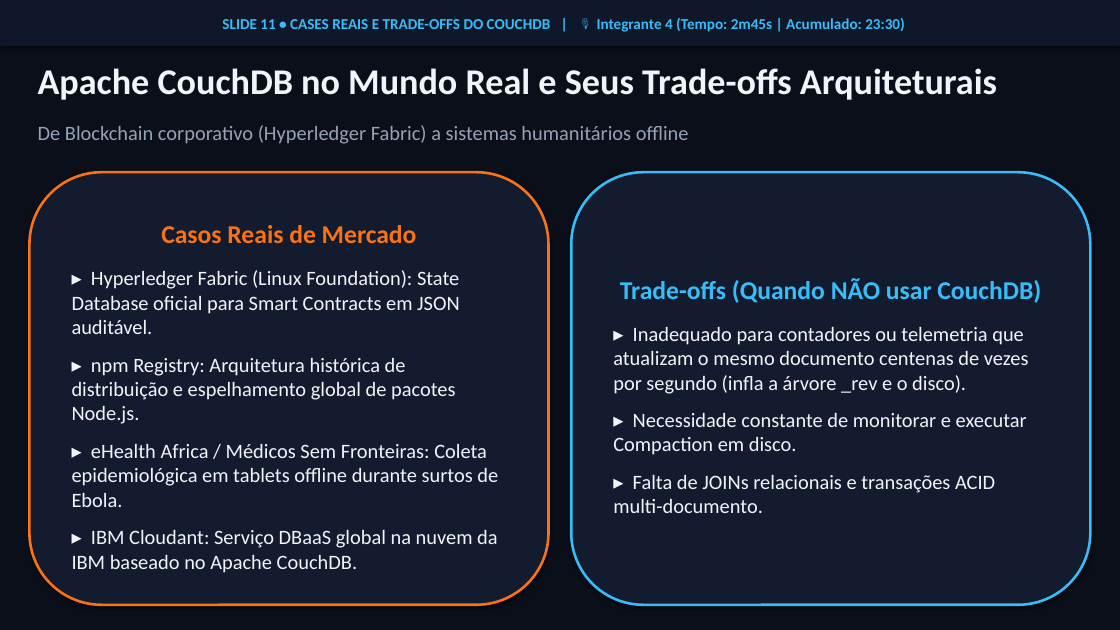
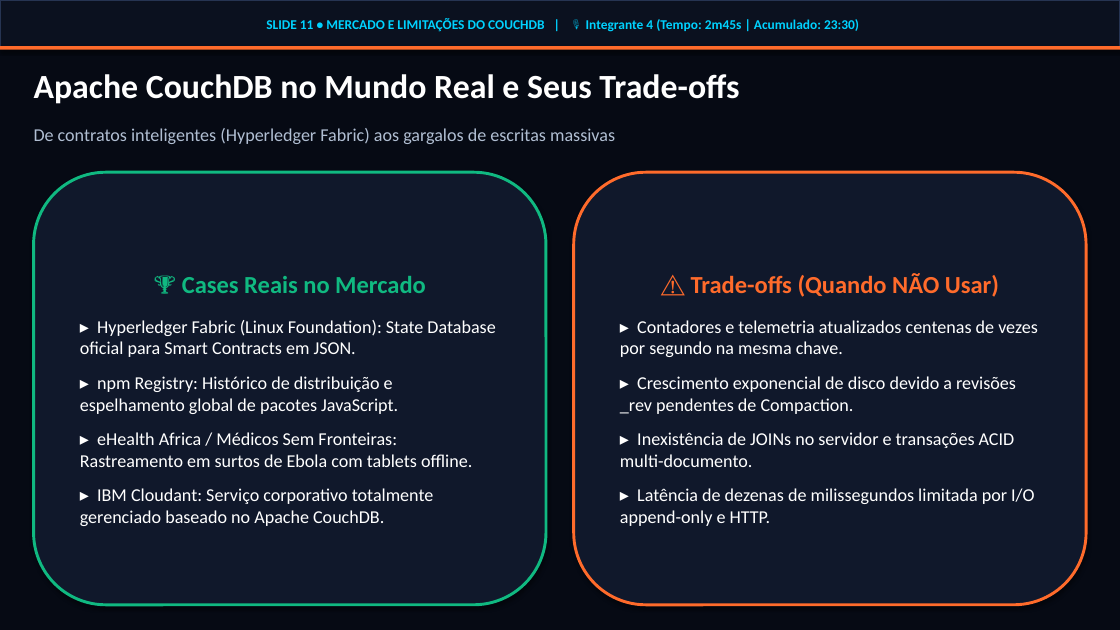
Before and after one commit to PHLopesvc07/ApresentacaoBD, a slide deck: slide 11 of Apresentacao_CouchDB_vs_Couchbase.pptx. Drawn at 1120x630 pixels with LibreOffice and Linux fonts; fonts in the diff are those of the drawing. Boxes give left, top, right and bottom in pixels: in the first picture for what was removed or moved away, otherwise in the second. Text is boxed around its words. In the diff, an @@ line names an element or a change of style, - is before the commit and + after.

Commit message:
feat: adiciona PDF completo para o professor e moderniza design do PPTX com glassmorphism e cores tematicas

```diff
--- a/Apresentacao_CouchDB_vs_Couchbase.pptx
+++ b/Apresentacao_CouchDB_vs_Couchbase.pptx
@@ background #0B0F19 to #060A14 @@
@@ rectangle "SLIDE 11 • MERCADO E ..." at (0,0,1120,49): fill #0F172A to #0B111F; outline none to #263452 1 pt @@
@@ text in rectangle at (266,18,859,32): text changed; size 13 to 11.5 pt; text colour #38BDF8 to #00D2FF @@
-SLIDE 11 • CASES REAIS E TRADE-OFFS DO COUCHDB | 🎙 Integrante 4 (Tempo: 2m45s | Acumulado: 23:30)
+SLIDE 11 • MERCADO E LIMITAÇÕES DO COUCHDB | 🎙 Integrante 4 (Tempo: 2m45s | Acumulado: 23:30)
@@ rectangle added at (0,46,1120,50), fill #FF6B2B @@
@@ text at (34,74,739,104): text changed; size 31 to 29 pt; text colour #F1F5F9 to #FFFFFF @@
-Apache CouchDB no Mundo Real e Seus Trade-offs Arquiteturais
+Apache CouchDB no Mundo Real e Seus Trade-offs
@@ text at (34,128,615,144): text changed; size 17.5 to 15.5 pt; text colour #94A3B8 to #B0BED2 @@
-De Blockchain corporativo (Hyperledger Fabric) a sistemas humanitários offline
+De contratos inteligentes (Hyperledger Fabric) aos gargalos de escritas massivas
@@ rounded rectangle "🏆 Cases Reais no Mercado": place and size @@
-rounded rectangle "🏆 Cases Reais no Mercado" at (29,172,549,605)
+rounded rectangle "🏆 Cases Reais no Mercado" at (34,172,546,605)
@@ rounded rectangle "🏆 Cases Reais no Mercado" at (34,172,546,605): fill #131B2E to #10182B; outline #F97316 2.2 pt to #10B981 2.5 pt @@
@@ rounded rectangle "⚠️ Trade-offs (Quando NÃO Usar)": place and size @@
-rounded rectangle "⚠️ Trade-offs (Quando NÃO Usar)" at (571,172,1091,605)
+rounded rectangle "⚠️ Trade-offs (Quando NÃO Usar)" at (574,172,1086,605)
@@ rounded rectangle "⚠️ Trade-offs (Quando NÃO Usar)" at (574,172,1086,605): fill #131B2E to #10182B; outline #38BDF8 2.2 pt to #FF6B2B 2.5 pt @@
@@ text in rounded rectangle at (80,276,495,526): text changed; size 17.5 to 15.5 pt; text colour #F1F5F9 to #FFFFFF @@
-Casos Reais de Mercado
-▸ Hyperledger Fabric (Linux Foundation): State Database oficial para Smart Contracts em JSON auditável.
-▸ npm Registry: Arquitetura histórica de distribuição e espelhamento global de pacotes Node.js.
-▸ eHealth Africa / Médicos Sem Fronteiras: Coleta epidemiológica em tablets offline durante surtos de Ebola.
-▸ IBM Cloudant: Serviço DBaaS global na nuvem da IBM baseado no Apache CouchDB.
+🏆 Cases Reais no Mercado
+▸ Hyperledger Fabric (Linux Foundation): State Database oficial para Smart Contracts em JSON.
+▸ npm Registry: Histórico de distribuição e espelhamento global de pacotes JavaScript.
+▸ eHealth Africa / Médicos Sem Fronteiras: Rastreamento em surtos de Ebola com tablets offline.
+▸ IBM Cloudant: Serviço corporativo totalmente gerenciado baseado no Apache CouchDB.
@@ text in rounded rectangle at (620,273,1038,526): text changed; size 17.5 to 15.5 pt; text colour #F1F5F9 to #FFFFFF @@
-Trade-offs (Quando NÃO usar CouchDB)
-▸ Inadequado para contadores ou telemetria que atualizam o mesmo documento centenas de vezes por segundo (infla a árvore _rev e o disco).
-▸ Necessidade constante de monitorar e executar Compaction em disco.
-▸ Falta de JOINs relacionais e transações ACID multi-documento.
+⚠️ Trade-offs (Quando NÃO Usar)
+▸ Contadores e telemetria atualizados centenas de vezes por segundo na mesma chave.
+▸ Crescimento exponencial de disco devido a revisões _rev pendentes de Compaction.
+▸ Inexistência de JOINs no servidor e transações ACID multi-documento.
+▸ Latência de dezenas de milissegundos limitada por I/O append-only e HTTP.
```
Also in this commit, not shown: 17 other slides changed, 4 other files.
